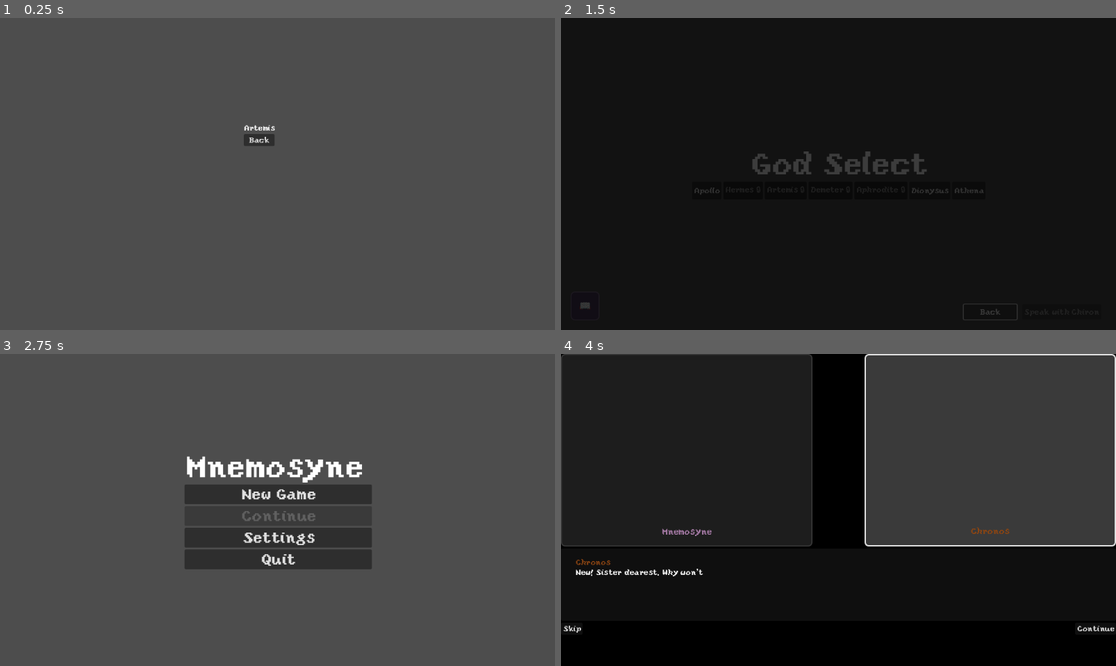
Above: before the commit, frames 1-4 (two rows, left to right).
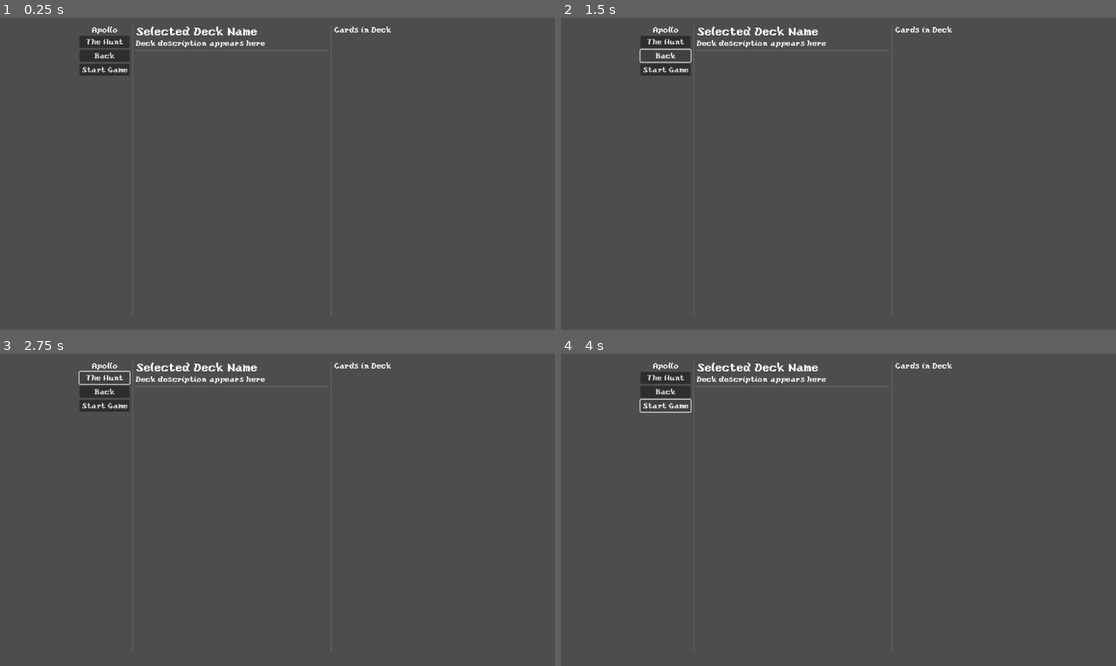
Above: after the commit, the same moments.

Repository: leslieharding/Mnemosyne
Game: Godot game, scene res://Scenes/Artemis.tscn
Two runs of this game, one before a commit and one after it. Both use one fixed random seed, a clock stepped at 60 frames per second and the inputs below. This scene is started directly instead of the project's main scene.
Inputs (mouse positions are in pixels of both pictures, inside the frame that each line leads up to):
- Up to frame 1 (0.25 s): no input
- Up to frame 2 (1.5 s): click "Back" at 0.5 s; click "Back" at 1.25 s
- Up to frame 3 (2.75 s): click (105, 378) at 2 s, where only the run after the commit has a clickable "The Hunt"
- Up to frame 4 (4 s): click (838, 494) at 2.75 s, where only the run before the commit has a clickable "New Game"; click (666, 407) at 3.5 s, where only the run after the commit has a clickable "Start Game"

The runs differ from the first frame. In frame 1, 2.1% of the frame differs, in the area x 14-71%, y 2-96%; in frame 2, 99%, in the area x 0-100%, y 0-100%; in frame 3, 8.9%; in frame 4, 72%.

Commit message:
setting up for playable artemis

Diff:
--- /dev/null
+++ b/Resources/Collections/Artemis.tres
@@ -0,0 +1,76 @@
+[gd_resource type="Resource" script_class="GodCardCollection" load_steps=12 format=3 uid="uid://dwrds6g3whmsq"]
+
+[ext_resource type="Script" uid="uid://lhqcxql28o5c" path="res://Resources/card_resource.gd" id="1_ttyo6"]
+[ext_resource type="Script" uid="uid://bx8x0dmil6800" path="res://Resources/card_ability.gd" id="2_nyy1t"]
+[ext_resource type="Script" uid="uid://c4u8pww3jsm12" path="res://Resources/deck_definition.gd" id="2_swqiw"]
+[ext_resource type="Script" uid="uid://bmxtvlg3nqx7s" path="res://Resources/level_data.gd" id="3_021ek"]
+[ext_resource type="Script" uid="uid://bdwr18g3ouvfo" path="res://Resources/god_card_collection.gd" id="3_nyy1t"]
+
+[sub_resource type="Resource" id="Resource_lnj4m"]
+script = ExtResource("1_ttyo6")
+card_name = "Atalanta"
+values = Array[int]([5, 5, 5, 5])
+description = ""
+abilities = Array[ExtResource("2_nyy1t")]([])
+level_data = Array[ExtResource("3_021ek")]([])
+uses_level_progression = false
+metadata/_custom_type_script = "uid://lhqcxql28o5c"
+
+[sub_resource type="Resource" id="Resource_xpt5f"]
+script = ExtResource("1_ttyo6")
+card_name = "Meleager"
+values = Array[int]([5, 5, 5, 5])
+description = ""
+abilities = Array[ExtResource("2_nyy1t")]([])
+level_data = Array[ExtResource("3_021ek")]([])
+uses_level_progression = false
+metadata/_custom_type_script = "uid://lhqcxql28o5c"
+
+[sub_resource type="Resource" id="Resource_wiuqi"]
+script = ExtResource("1_ttyo6")
+card_name = "Hippolytus"
+values = Array[int]([5, 5, 5, 5])
+description = ""
+abilities = Array[ExtResource("2_nyy1t")]([])
+level_data = Array[ExtResource("3_021ek")]([])
+uses_level_progression = false
+metadata/_custom_type_script = "uid://lhqcxql28o5c"
+
+[sub_resource type="Resource" id="Resource_cynoy"]
+script = ExtResource("1_ttyo6")
+card_name = "Orion"
+values = Array[int]([5, 5, 5, 5])
+description = ""
+abilities = Array[ExtResource("2_nyy1t")]([])
+level_data = Array[ExtResource("3_021ek")]([])
+uses_level_progression = false
+metadata/_custom_type_script = "uid://lhqcxql28o5c"
+
+[sub_resource type="Resource" id="Resource_vobqy"]
+script = ExtResource("1_ttyo6")
+card_name = "Callisto "
+values = Array[int]([5, 5, 5, 5])
+description = ""
+abilities = Array[ExtResource("2_nyy1t")]([])
+level_data = Array[ExtResource("3_021ek")]([])
+uses_level_progression = false
+metadata/_custom_type_script = "uid://lhqcxql28o5c"
+
+[sub_resource type="Resource" id="Resource_ttyo6"]
+script = ExtResource("2_swqiw")
+deck_name = "The Hunt"
+deck_description = "The beauty and precision of the singular killing blow."
+card_indices = Array[int]([0, 1, 2, 3, 4])
+is_starter_deck = true
+required_capture_exp = 0
+required_defense_exp = 0
+deck_power_type = 0
+power_config = {}
+metadata/_custom_type_script = "uid://c4u8pww3jsm12"
+
+[resource]
+script = ExtResource("3_nyy1t")
+god_name = ""
+cards = Array[ExtResource("1_ttyo6")]([SubResource("Resource_lnj4m"), SubResource("Resource_xpt5f"), SubResource("Resource_wiuqi"), SubResource("Resource_cynoy"), SubResource("Resource_vobqy")])
+decks = Array[ExtResource("2_swqiw")]([SubResource("Resource_ttyo6")])
+metadata/_custom_type_script = "uid://bdwr18g3ouvfo"
--- a/Scenes/Artemis.tscn
+++ b/Scenes/Artemis.tscn
@@ -5,25 +5,66 @@
 [node name="Artemis" type="Node2D"]
 script = ExtResource("1_e5tj5")
 
-[node name="VBoxContainer" type="VBoxContainer" parent="."]
-anchors_preset = 8
-anchor_left = 0.5
-anchor_top = 0.5
-anchor_right = 0.5
-anchor_bottom = 0.5
-offset_left = 513.0
-offset_top = 228.0
-offset_right = 563.0
-offset_bottom = 257.0
-grow_horizontal = 2
-grow_vertical = 2
+[node name="MainContainer" type="HBoxContainer" parent="."]
+offset_left = 165.0
+offset_top = 16.0
+offset_right = 1013.0
+offset_bottom = 616.0
 
-[node name="Label" type="Label" parent="VBoxContainer"]
+[node name="LeftPanel" type="VBoxContainer" parent="MainContainer"]
 layout_mode = 2
-text = "Artemis"
 
-[node name="Button" type="Button" parent="VBoxContainer"]
+[node name="Label" type="Label" parent="MainContainer/LeftPanel"]
+layout_mode = 2
+size_flags_horizontal = 4
+text = "Apollo"
+
+[node name="Deck1Button" type="Button" parent="MainContainer/LeftPanel"]
+layout_mode = 2
+text = "The Hunt"
+
+[node name="Button" type="Button" parent="MainContainer/LeftPanel"]
 layout_mode = 2
 text = "Back"
 
-[connection signal="pressed" from="VBoxContainer/Button" to="." method="_on_button_pressed"]
+[node name="StartGameButton" type="Button" parent="MainContainer/LeftPanel"]
+layout_mode = 2
+text = "Start Game"
+
+[node name="VSeparator" type="VSeparator" parent="MainContainer"]
+layout_mode = 2
+
+[node name="RightPanel" type="HBoxContainer" parent="MainContainer"]
+layout_mode = 2
+
+[node name="DeckInfoContainer" type="VBoxContainer" parent="MainContainer/RightPanel"]
+custom_minimum_size = Vector2(400, 0)
+layout_mode = 2
+
+[node name="DeckTitleContainer" type="VBoxContainer" parent="MainContainer/RightPanel/DeckInfoContainer"]
+layout_mode = 2
+
+[node name="SelectedDeckTitle" type="Label" parent="MainContainer/RightPanel/DeckInfoContainer/DeckTitleContainer"]
+layout_mode = 2
+theme_override_font_sizes/font_size = 24
+text = "Selected Deck Name"
+
+[node name="SelectedDeckDescription" type="Label" parent="MainContainer/RightPanel/DeckInfoContainer/DeckTitleContainer"]
+layout_mode = 2
+text = "Deck description appears here"
+
+[node name="HSeparator" type="HSeparator" parent="MainContainer/RightPanel/DeckInfoContainer"]
+layout_mode = 2
+
+[node name="VSeparator" type="VSeparator" parent="MainContainer/RightPanel"]
+layout_mode = 2
+
+[node name="CardsContainer" type="VBoxContainer" parent="MainContainer/RightPanel"]
+layout_mode = 2
+
+[node name="CardDisplayLabel" type="Label" parent="MainContainer/RightPanel/CardsContainer"]
+layout_mode = 2
+text = "Cards in Deck"
+
+[node name="CardContainer" type="VBoxContainer" parent="MainContainer/RightPanel/CardsContainer"]
+layout_mode = 2
